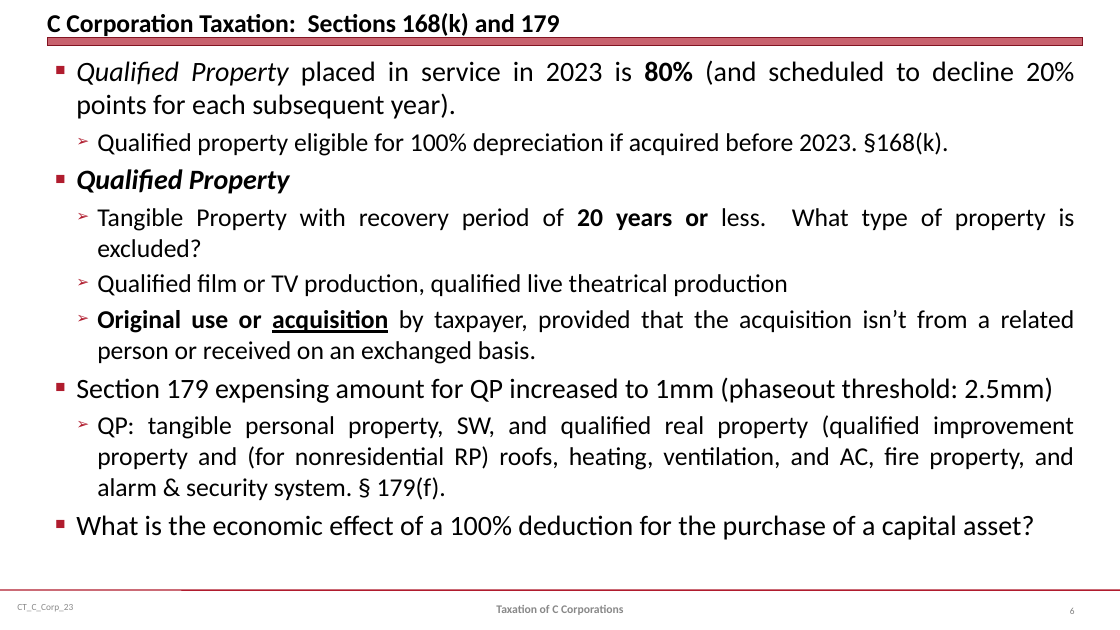
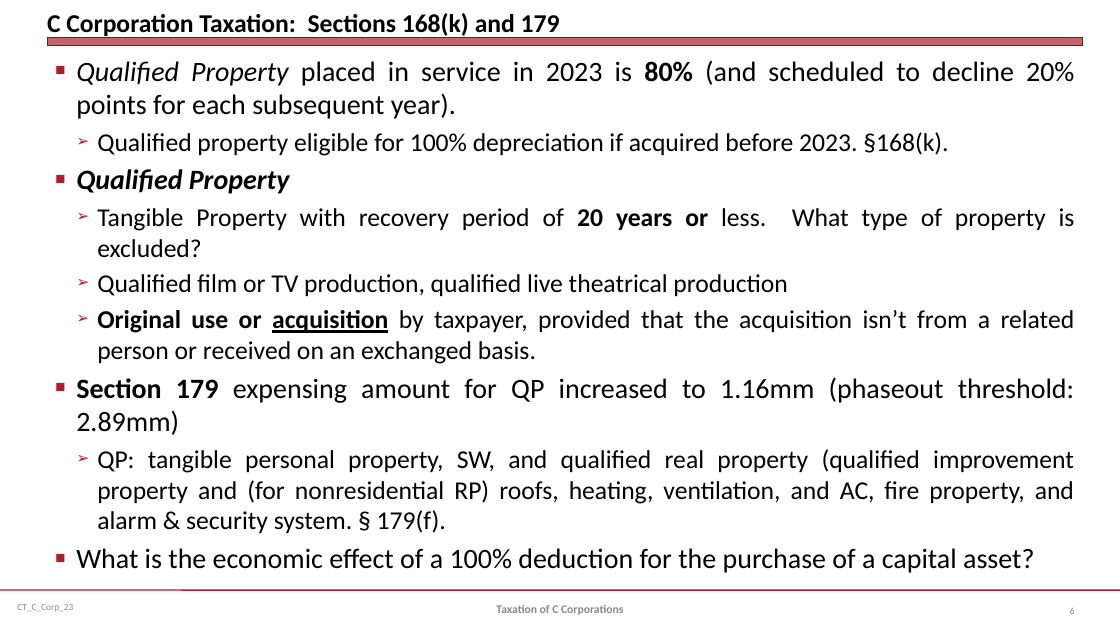
Before and after one commit to jmc877/Corporate-Tax, a slide deck: slide 6 of slides/CT_C_Corp_23.pptx. Drawn at 1120x630 pixels with LibreOffice and Linux fonts; fonts in the diff are those of the drawing. Boxes give left, top, right and bottom in pixels: in the first picture for what was removed or moved away, otherwise in the second. Text is boxed around its words. In the diff, an @@ line names an element or a change of style, - is before the commit and + after.

```diff
--- a/slides/CT_C_Corp_23.pptx
+++ b/slides/CT_C_Corp_23.pptx
@@ text at <box>76,377,1074,435</box>: text changed @@
-■ Section 179 expensing amount for QP increased to 1mm (phaseout threshold: 2.5mm)
+■ Section 179 expensing amount for QP increased to 1.16mm (phaseout threshold: 2.89mm)
```
Also in this commit, not shown: 1 other slide changed, 2 other files.
